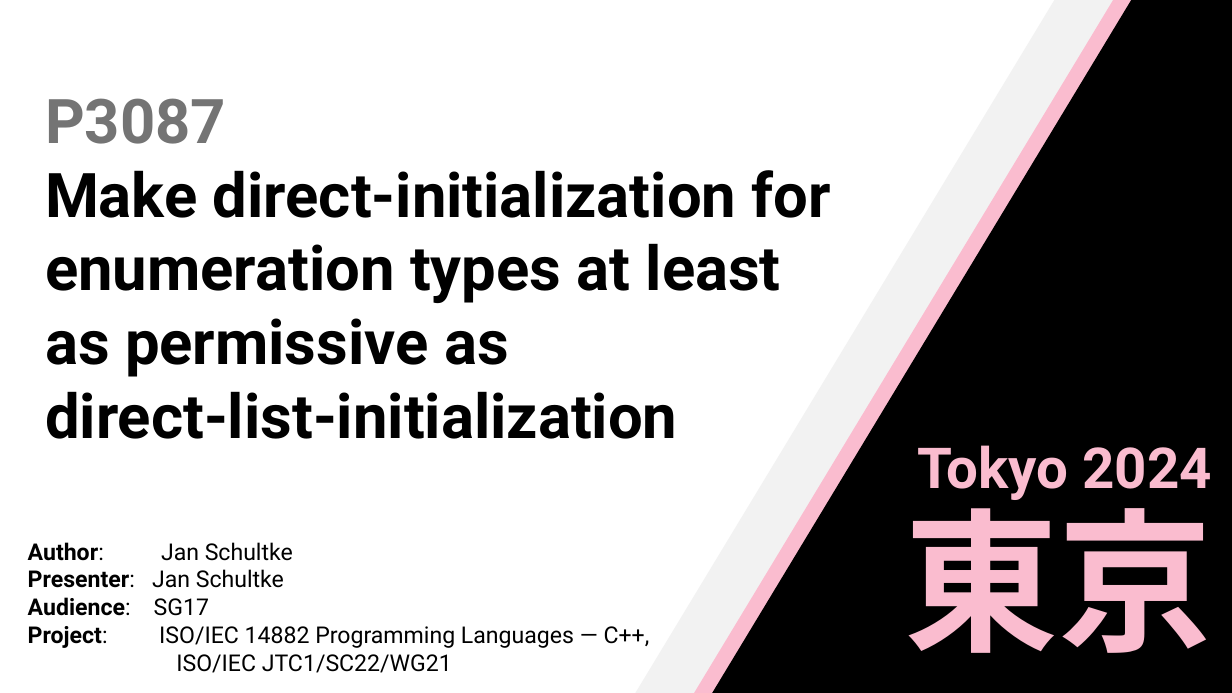
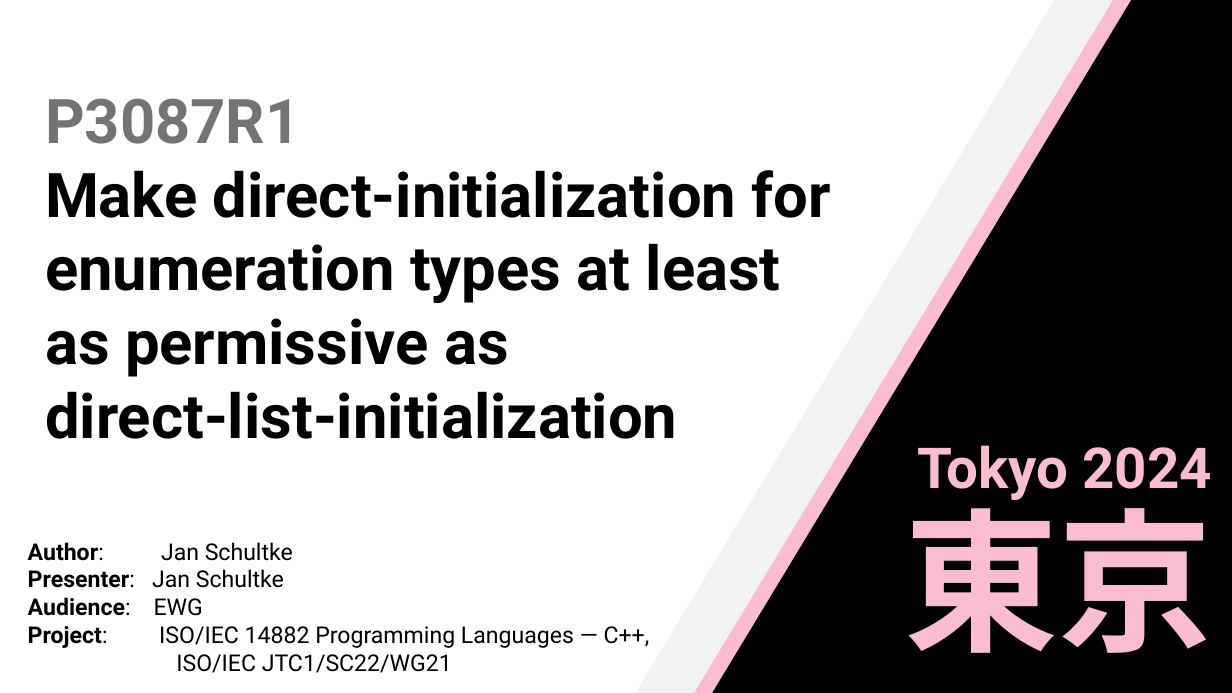
Before and after one commit to Eisenwave/cpp-proposals, a slide deck: slide 1 of slides/p3087-slides.pptx. Drawn at 1232x693 pixels with LibreOffice and Linux fonts; fonts in the diff are those of the drawing. Boxes give left, top, right and bottom in pixels: in the first picture for what was removed or moved away, otherwise in the second. Text is boxed around its words. In the diff, an @@ line names an element or a change of style, - is before the commit and + after.

```diff
--- a/slides/p3087-slides.pptx
+++ b/slides/p3087-slides.pptx
@@ text at bbox=[45, 98, 300, 144]: text changed @@
-P3087
+P3087R1
@@ text at bbox=[28, 597, 203, 616]: text changed @@
-Audience: SG17
+Audience: EWG
```
Also in this commit, not shown: 3 other slides changed, 1 slide added, 1 other file.
